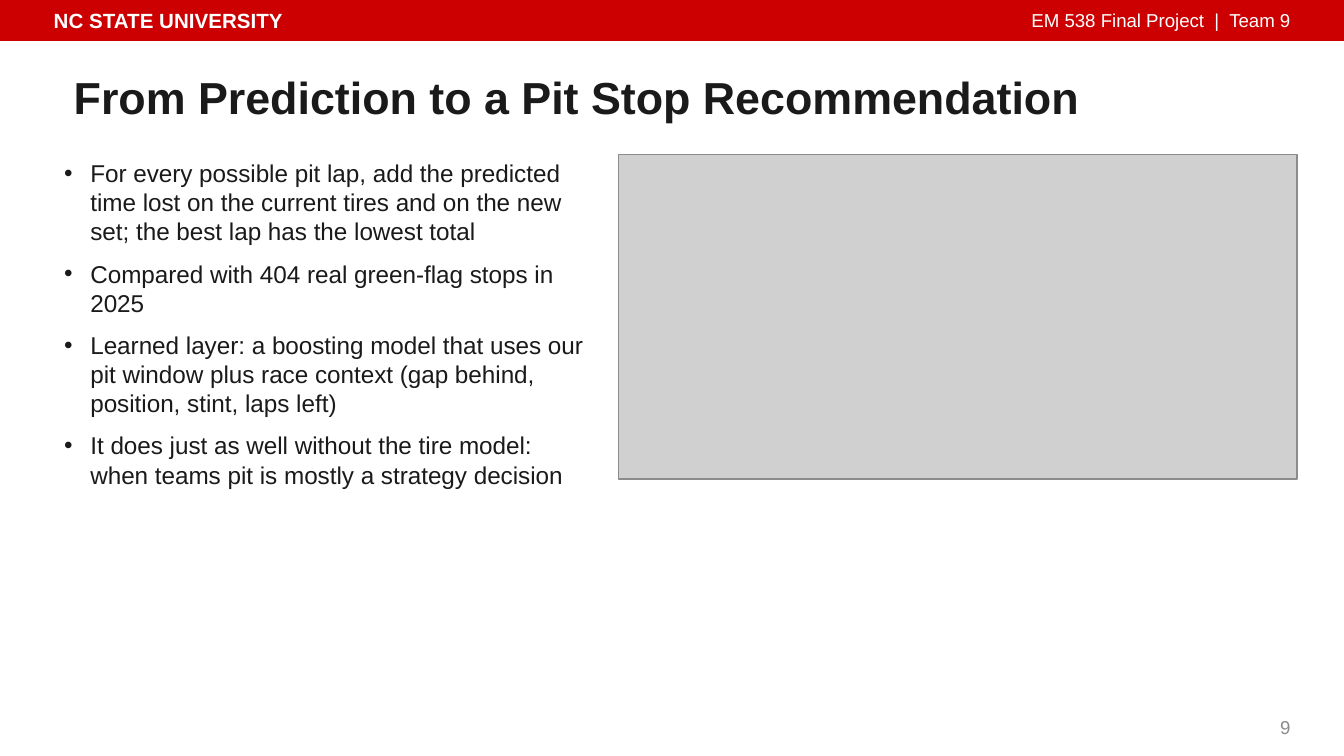
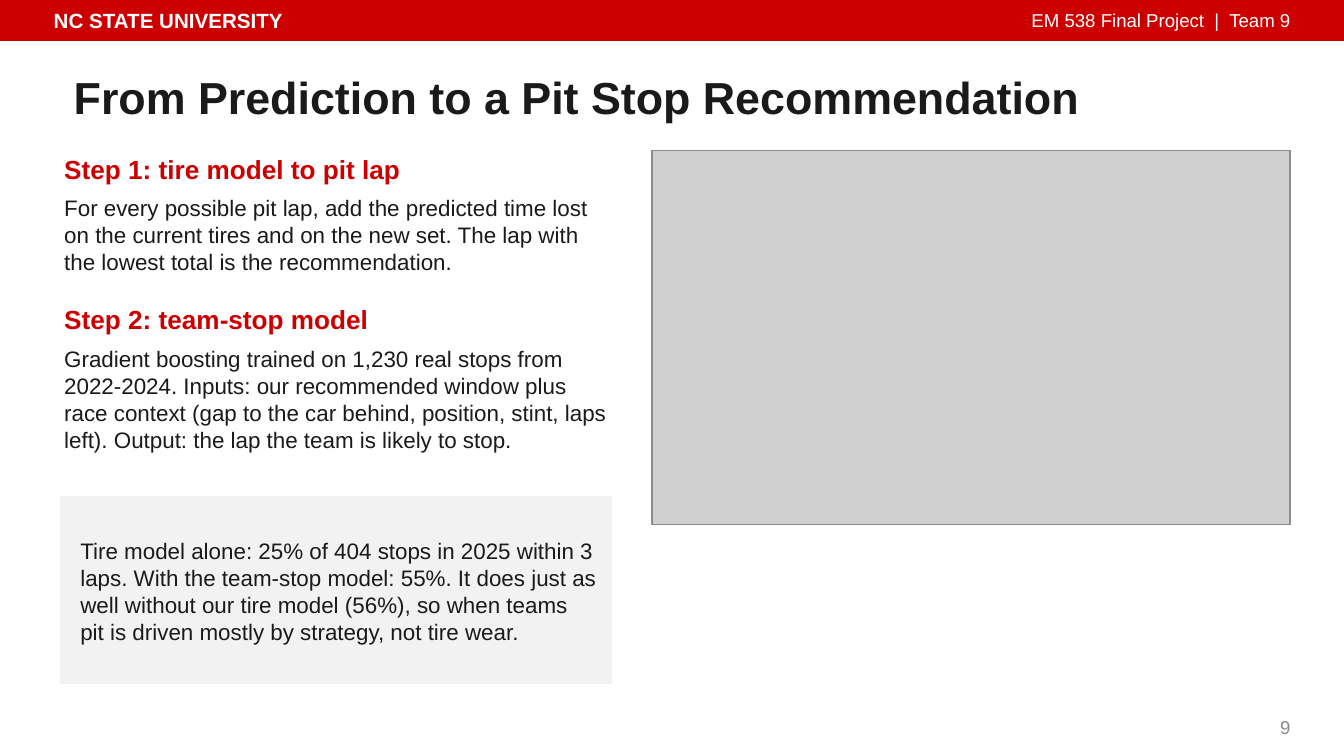
Before and after one commit to isaiahnick/f1-tire-degradation, a slide deck: slide 9 of reports/presentation/PitWall_Final_Presentation.pptx. Drawn at 1344x756 pixels with LibreOffice and Linux fonts; fonts in the diff are those of the drawing; grey boxes stand for pictures. Boxes give left, top, right and bottom in pixels: in the first picture for what was removed or moved away, otherwise in the second. Text is boxed around its words. In the diff, an @@ line names an element or a change of style, - is before the commit and + after.

```diff
--- a/reports/presentation/PitWall_Final_Presentation.pptx
+++ b/reports/presentation/PitWall_Final_Presentation.pptx
@@ text added at [64, 160, 400, 185], 14 pt, text #CC0000, bold @@
+Step 1: tire model to pit lap
@@ picture: place and size @@
-picture at [618, 155, 1297, 478]
+picture at [652, 151, 1290, 524]
@@ text at [64, 199, 587, 271]: text changed; size 13 to 12 pt @@
-• For every possible pit lap, add the predicted time lost on the current tires and on the new set; the best lap has the lowest total
-• Compared with 404 real green-flag stops in 2025
-• Learned layer: a boosting model that uses our pit window plus race context (gap behind, position, stint, laps left)
-• It does just as well without the tire model: when teams pit is mostly a strategy decision
+For every possible pit lap, add the predicted time lost on the current tires and on the new set. The lap with the lowest total is the recommendation.
@@ text added at [64, 310, 368, 335], 14 pt, text #CC0000, bold @@
+Step 2: team-stop model
@@ text added at [64, 350, 606, 453], 12 pt, text #1A1A1A @@
+Gradient boosting trained on 1,230 real stops from 2022-2024. Inputs: our recommended window plus race context (gap to the car behind, position, stint, laps left). Output: the lap the team is likely to stop.
@@ rectangle added at [60, 497, 612, 683], fill #F2F2F2, outline #F2F2F2 1 pt @@
@@ text added at [80, 542, 596, 645], 12 pt, text #1A1A1A @@
+Tire model alone: 25% of 404 stops in 2025 within 3 laps. With the team-stop model: 55%. It does just as well without our tire model (56%), so when teams pit is driven mostly by strategy, not tire wear.
```
Also in this commit, not shown: 6 other slides changed, 5 other files.
